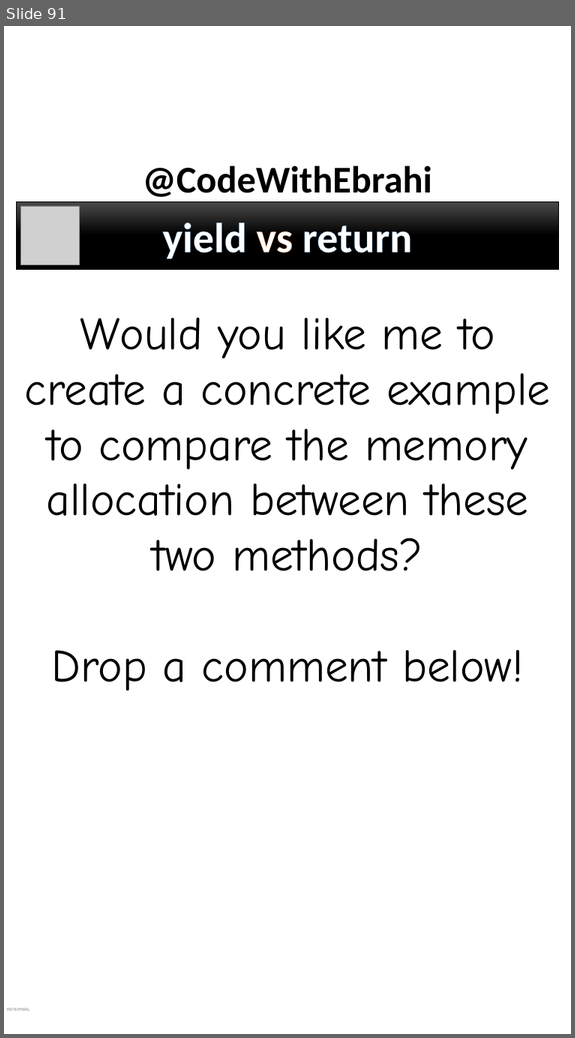
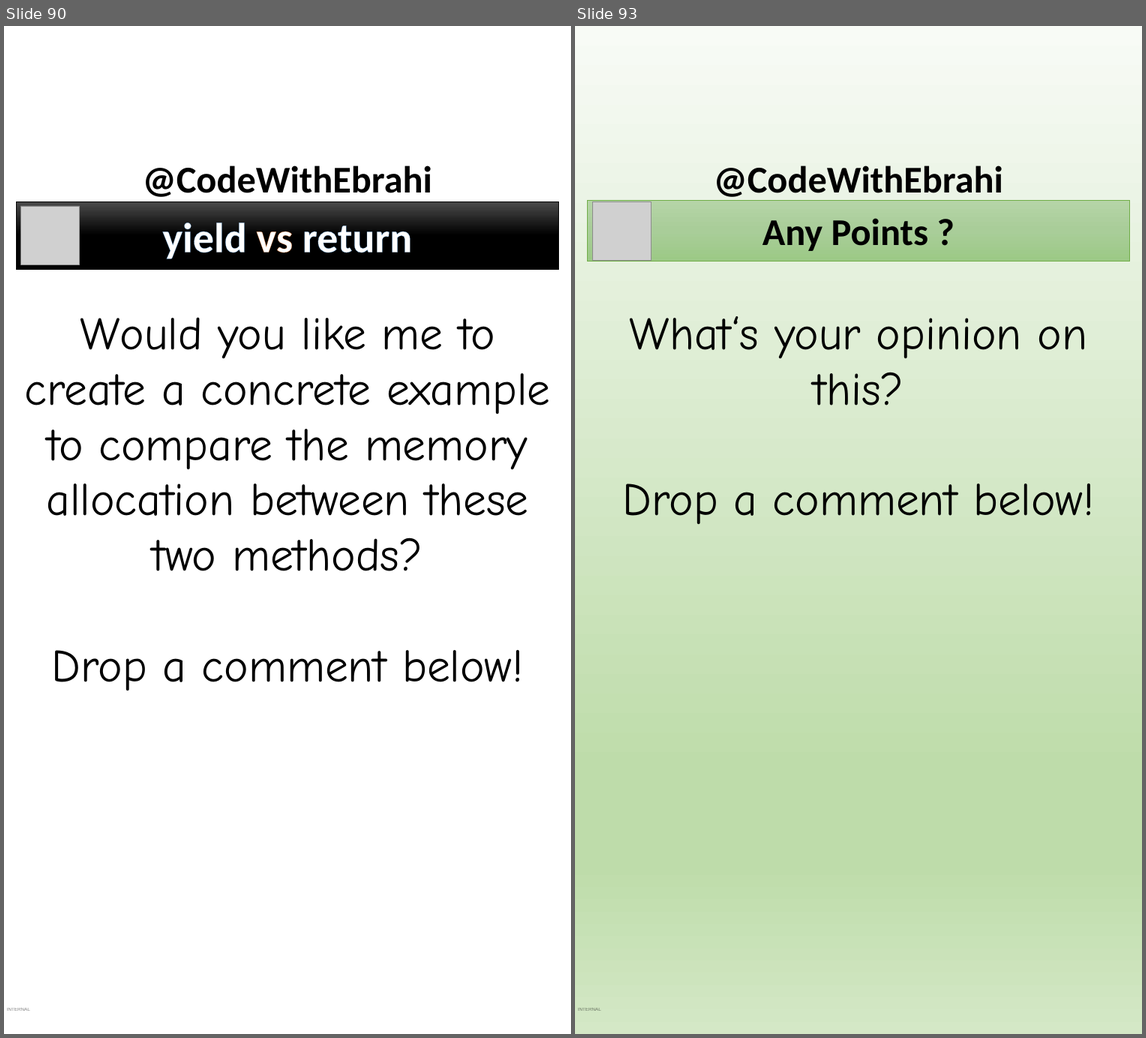
Before and after one commit to ebrahimsalehi1/python_codes, a slide deck: assets/images.pptx. Shown side by side, each under a label of ours: slide 91 before the commit, slides 90 and 93 after it; the slides between them are not shown. The pictures are 575x1038 and 1146x1038 pixels, drawn with LibreOffice and Linux fonts; fonts in the diff are those of the drawing; grey boxes stand for pictures; background and template pictures are left out. Boxes give left, top, right and bottom in pixels: in the first picture for what was removed or moved away, otherwise in the second. Text is boxed around its words. In the diff, an @@ line names an element or a change of style, - is before the commit and + after.

```diff
--- a/assets/images.pptx
+++ b/assets/images.pptx
@@ slide 93 added at (x1=575, y1=26, x2=1142, y2=1034), background gradient #F8FBF6 to #BEDCAA to #D4E8C6; not listed: 2 template elements that a slide beside it also shows @@
@@ rectangle added at (x1=587, y1=200, x2=1129, y2=260), fill gradient #B5D5A7 to #AACE9A to #9CC987, outline #70AD47 0.5 pt, 54 pt, text #000000, bold @@
+Any Points ?
@@ picture added at (x1=593, y1=202, x2=651, y2=260) @@
@@ text added at (x1=622, y1=316, x2=1094, y2=524), 66 pt, text #000000 @@
+What‘s your opinion on this?
+Drop a comment below!
@@ what was slide 91 is now slide 90 @@
```
Also in this commit, not shown: 2 other slides added, 1 slide removed, 4 other files.
